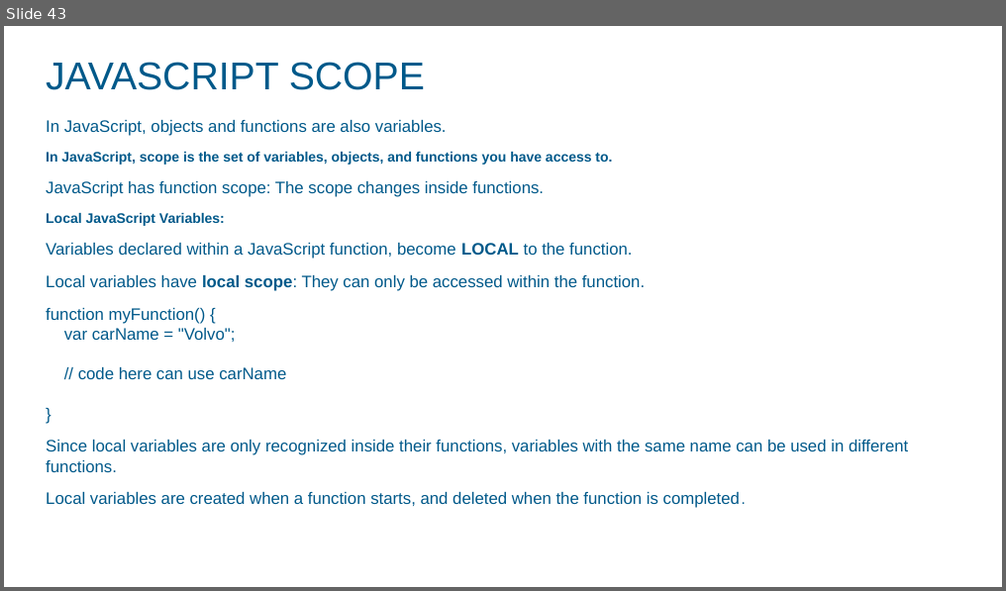
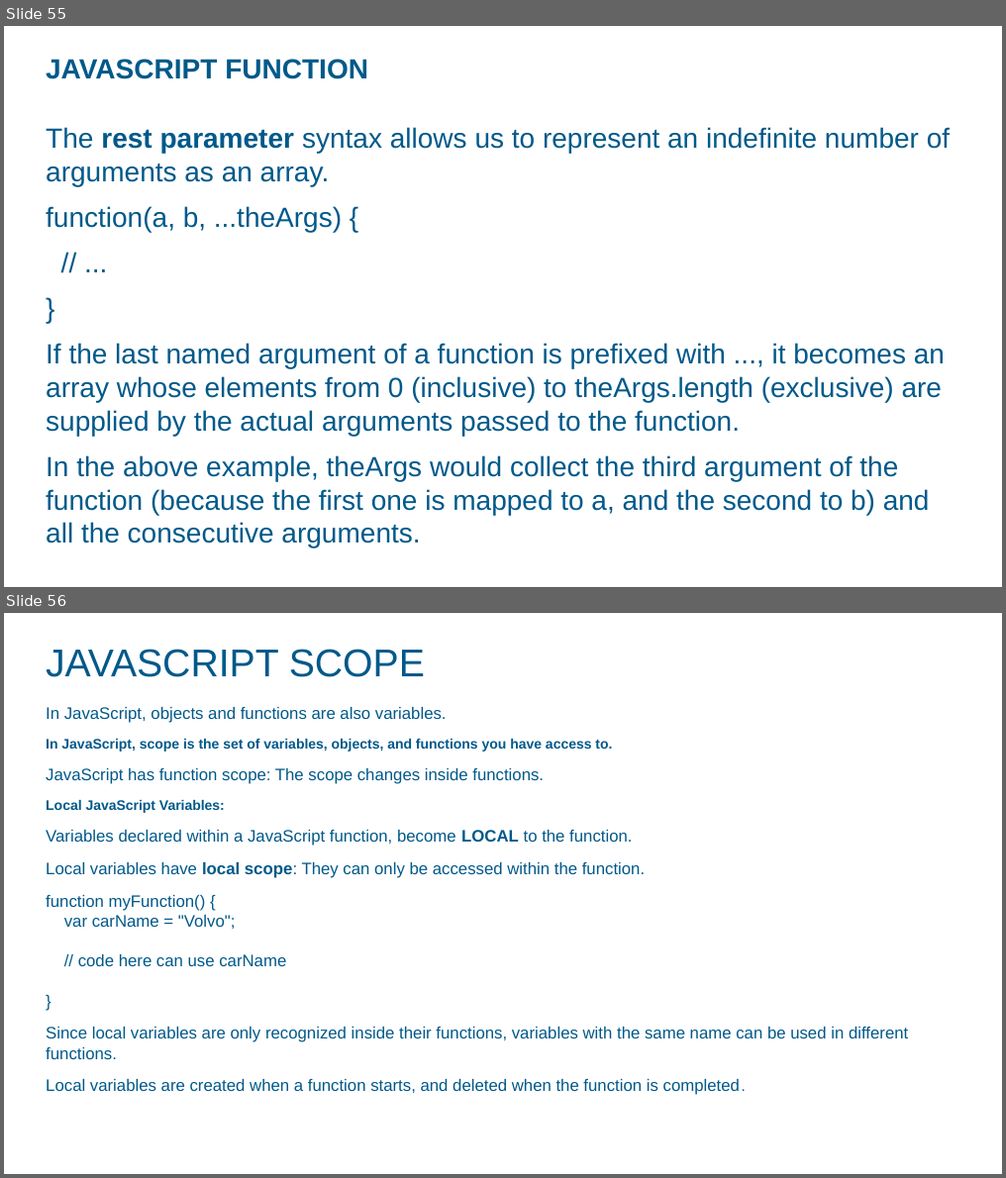
Before and after one commit to ashok07iet/java-script-sample-code, a slide deck: doc/javascript.pptx. Shown one above the other, each under a label of ours: slide 43 before the commit, slides 55 and 56 after it. The pictures are 1006x591 and 1006x1178 pixels, drawn with LibreOffice and Linux fonts; fonts in the diff are those of the drawing; background and template pictures are left out. Boxes give left, top, right and bottom in pixels: in the first picture for what was removed or moved away, otherwise in the second. Text is boxed around its words. In the diff, an @@ line names an element or a change of style, - is before the commit and + after.

```diff
--- a/doc/javascript.pptx
+++ b/doc/javascript.pptx
@@ slide 55 added at (4,26,1002,587), background picture (left out) @@
@@ title added at (46,59,368,79), 20 pt, text #00598A, bold @@
+JAVASCRIPT FUNCTION
@@ text added at (46,127,949,548), 20 pt, text #00598A @@
+The rest parameter syntax allows us to represent an indefinite number of arguments as an array.
+function(a, b, ...theArgs) {
+// ...
+}
+If the last named argument of a function is prefixed with ..., it becomes an array whose elements from 0 (inclusive) to theArgs.length (exclusive) are supplied by the actual arguments passed to the function.
+In the above example, theArgs would collect the third argument of the function (because the first one is mapped to a, and the second to b) and all the consecutive arguments.
@@ what was slide 43 is now slide 56 @@
```
Also in this commit, not shown: 2 slides changed, 28 other slides added, 2 other files.
